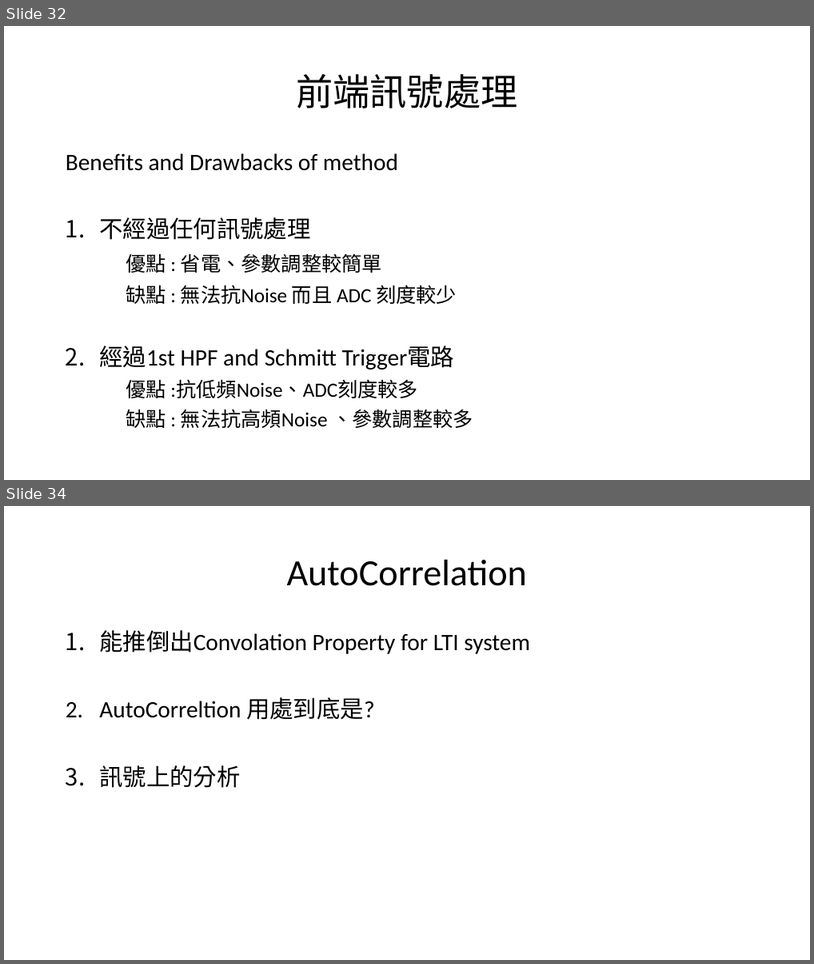
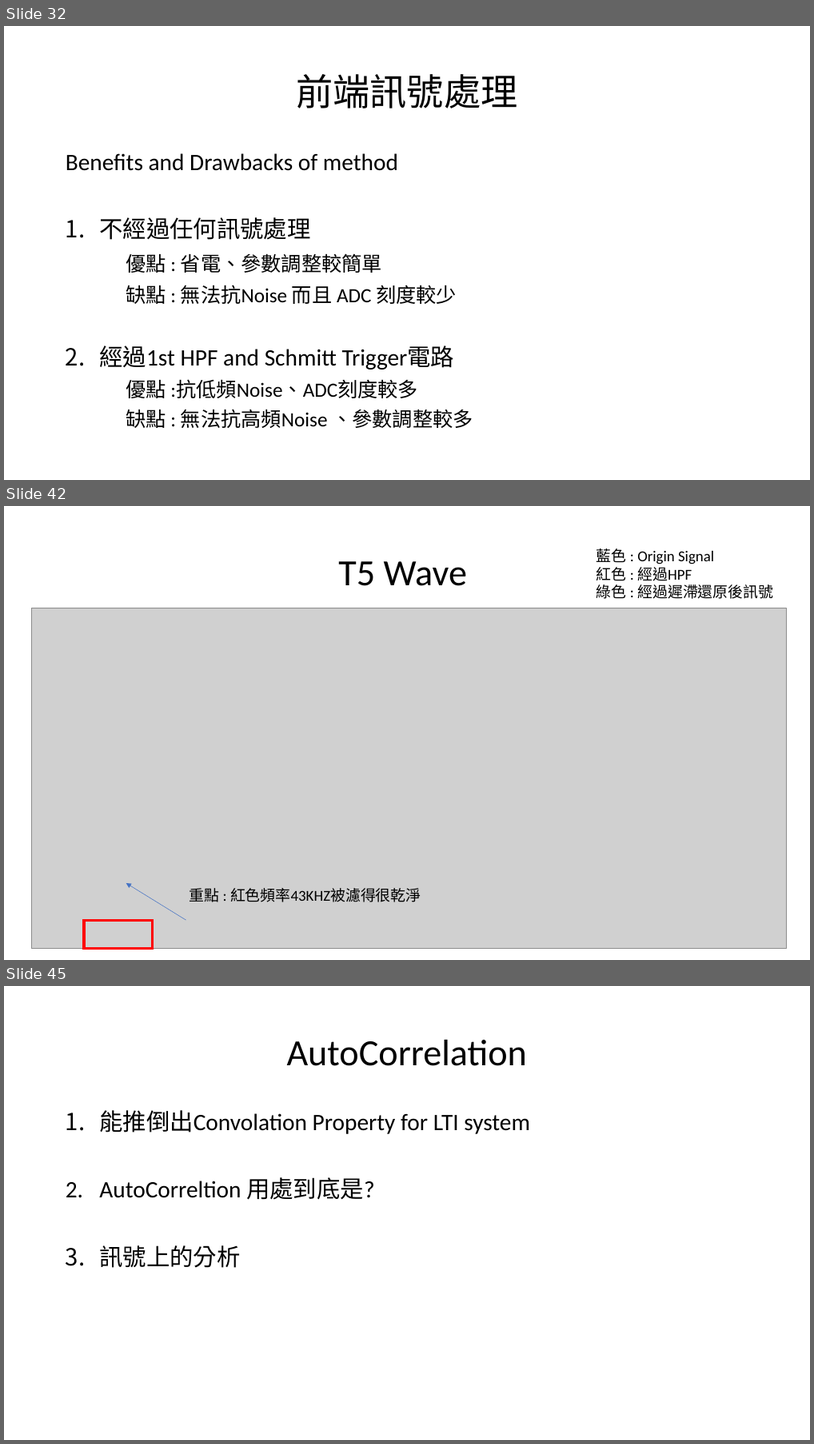
Before and after one commit to a0910281835/Summrary_PDF, a slide deck: Project_Summary_pdf/Project_Summary.pptx. Shown one above the other, each under a label of ours: slides 32 and 34 before the commit, slides 32, 42 and 45 after it; the slides between them are not shown. The pictures are 814x964 and 814x1444 pixels, drawn with LibreOffice and Linux fonts; fonts in the diff are those of the drawing; grey boxes stand for pictures. Boxes give left, top, right and bottom in pixels: in the first picture for what was removed or moved away, otherwise in the second. Text is boxed around its words. In the diff, an @@ line names an element or a change of style, - is before the commit and + after.

```diff
--- a/Project_Summary_pdf/Project_Summary.pptx
+++ b/Project_Summary_pdf/Project_Summary.pptx
@@ slide 42 added at <box>4,506,810,960</box>, background #FFFFFF @@
@@ text added at <box>597,548,774,599</box>, 18 pt, text #000000 @@
+藍色 : Origin Signal
+紅色 : 經過HPF
+綠色 : 經過遲滯還原後訊號
@@ title added at <box>338,561,467,586</box>, 44 pt, text #000000 @@
+T5 Wave
@@ picture added at <box>32,608,787,948</box> @@
@@ arrow added from (186, 920) to (126, 883), #4472C4 0.5 pt @@
@@ text added at <box>190,888,422,902</box>, 18 pt, text #000000 @@
+重點 : 紅色頻率43KHZ被濾得很乾淨
@@ rectangle added at <box>84,920,153,948</box>, outline #FF0000 3 pt @@
@@ what was slide 34 is now slide 45 @@
```
Also in this commit, not shown: 3 slides changed, 10 other slides added.
